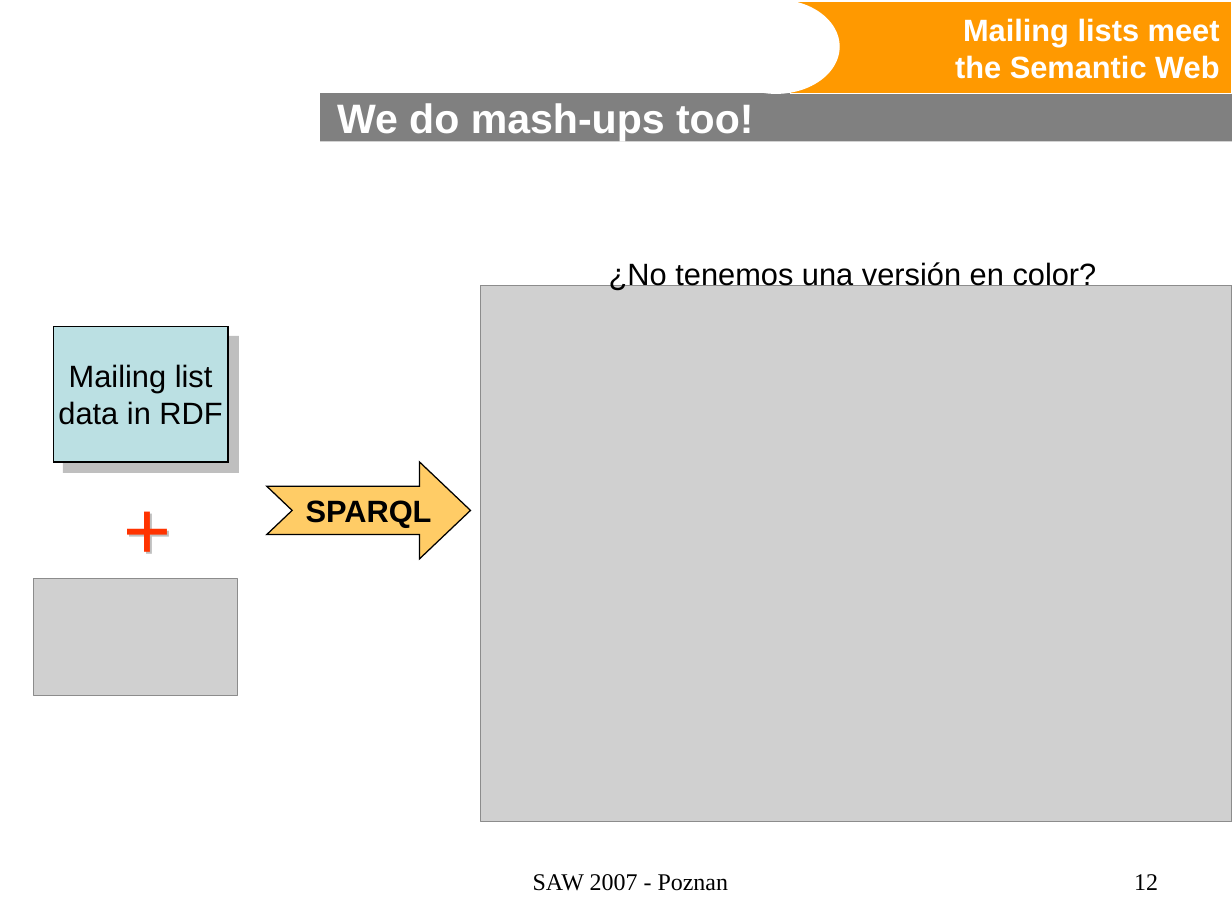
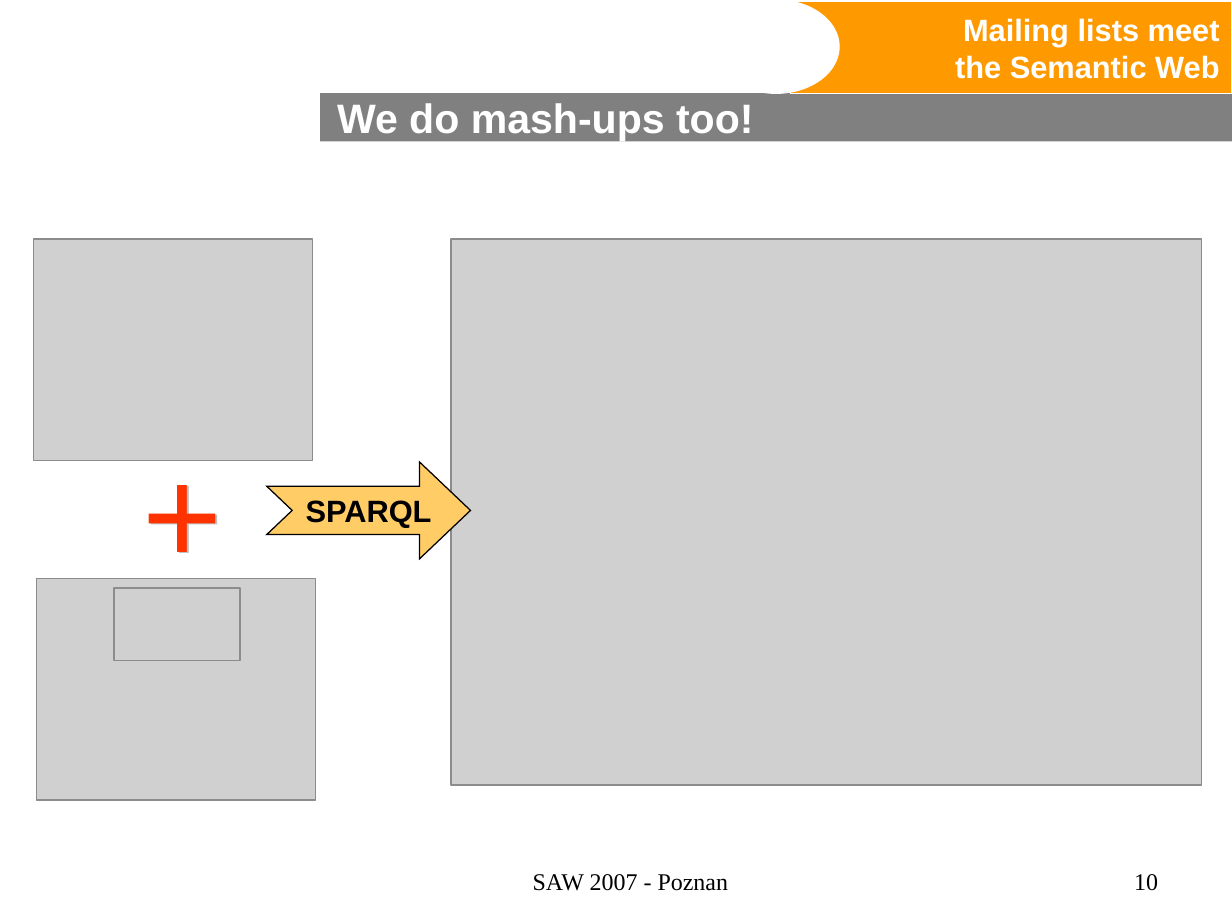
Before and after one commit to wikier/swaml, a slide deck: slide 10 of doc/talks/20070427-saw2007/swaml.ppt (slide 12 before the commit). Drawn at 1232x924 pixels with LibreOffice and Linux fonts; fonts in the diff are those of the drawing; grey boxes stand for pictures; background and template pictures are left out. Boxes give left, top, right and bottom in pixels: in the first picture for what was removed or moved away, otherwise in the second. Text is boxed around its words. In the diff, an @@ line names an element or a change of style, - is before the commit and + after.

Commit message:
Final version

```diff
--- a/doc/talks/20070427-saw2007/swaml.ppt
+++ b/doc/talks/20070427-saw2007/swaml.ppt
@@ picture added at (33,239,312,461) @@
@@ picture: place and size @@
-picture at (480,286,1232,822)
+picture at (451,239,1201,785)
@@ text removed at (609,262,1097,291) @@
-¿No tenemos una versión en color?
@@ rectangle removed at (53,326,228,462) @@
-Mailing list
-data in RDF
@@ text "+": place and size @@
-text "+" at (111,472,179,583)
+text "+" at (131,421,198,599)
@@ text "+" at (131,421,198,599): size 48 to 80 pt; more space between paragraphs @@
@@ picture added at (37,578,315,800) @@
@@ picture: place and size @@
-picture at (33,578,237,695)
+picture at (115,588,240,660)
@@ page number at (1134,874,1158,891): text changed @@
-12
+10
```
Also in this commit, not shown: 3 other slides changed, 3 slides added, 5 slides removed.
